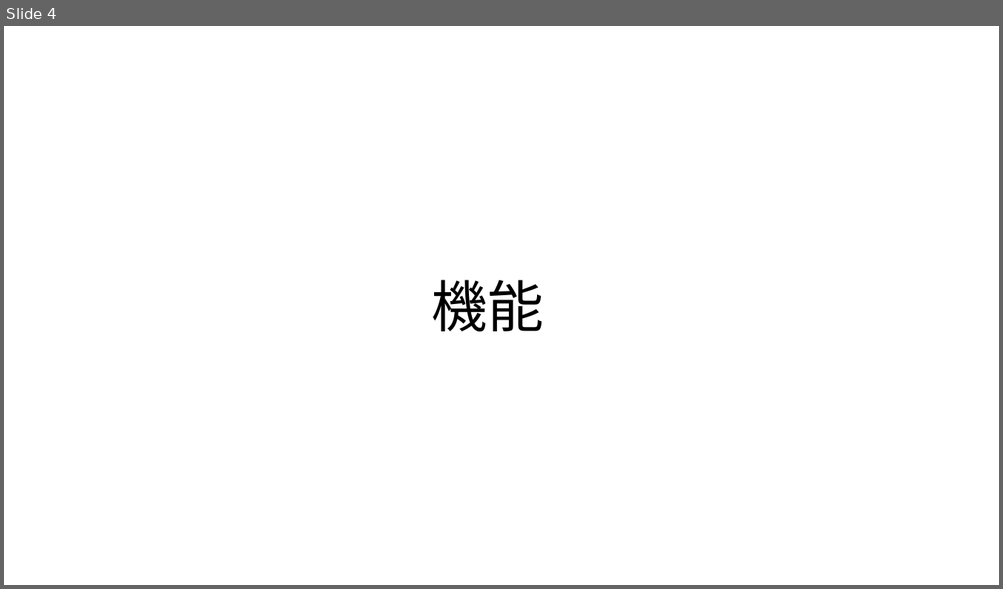
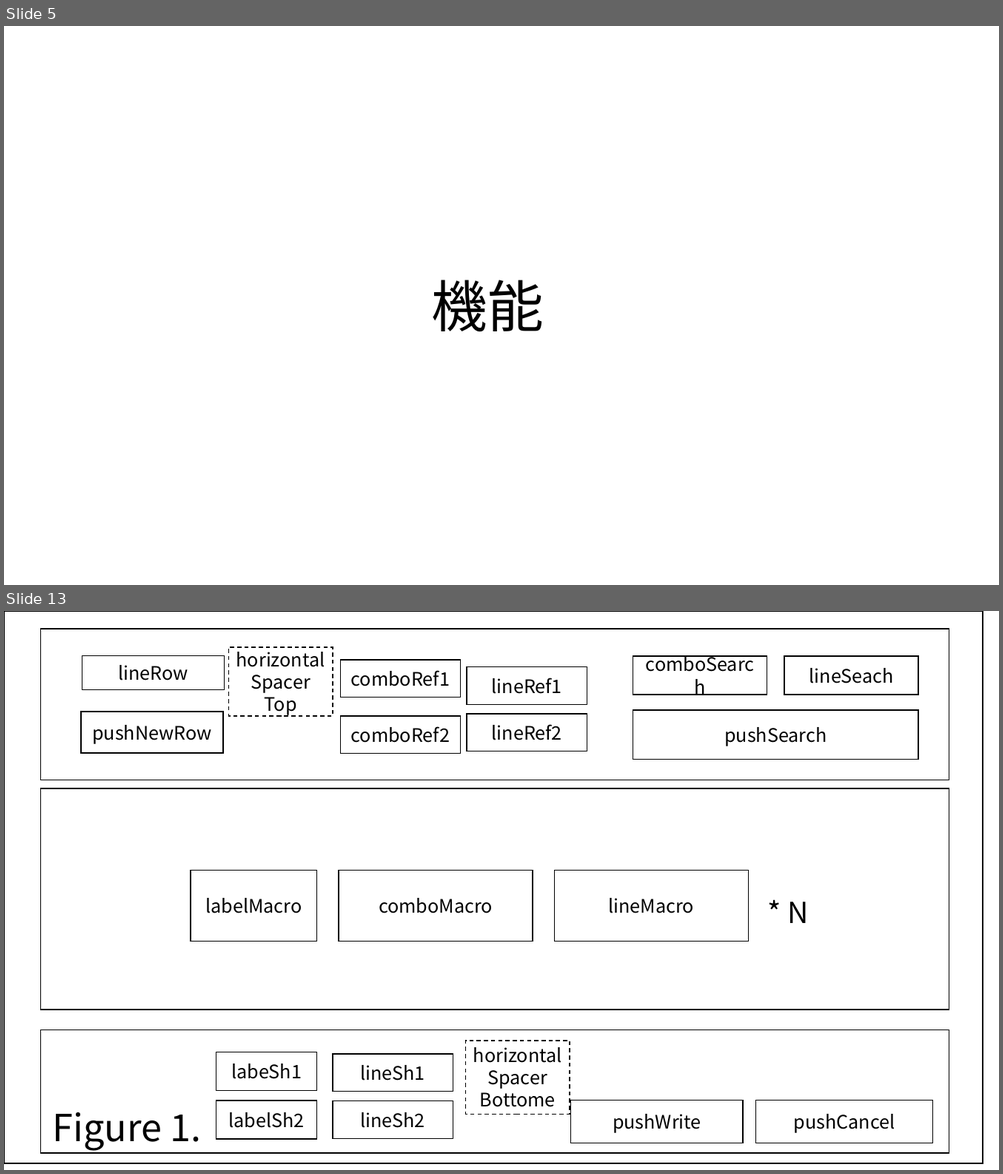
Before and after one commit to toshiakiasakura/rakutto_collect_project, a slide deck: prj_input/rakurakuInput.pptx. Shown one above the other, each under a label of ours: slide 4 before the commit, slides 5 and 13 after it; the slides between them are not shown. The pictures are 1003x589 and 1003x1174 pixels, drawn with LibreOffice and Linux fonts; fonts in the diff are those of the drawing. Boxes give left, top, right and bottom in pixels: in the first picture for what was removed or moved away, otherwise in the second. Text is boxed around its words. In the diff, an @@ line names an element or a change of style, - is before the commit and + after.

```diff
--- a/prj_input/rakurakuInput.pptx
+++ b/prj_input/rakurakuInput.pptx
@@ slide 13 added at <box>4,611,999,1170</box>, background #FFFFFF @@
@@ rectangle added at <box>4,611,983,1164</box>, fill #FFFFFF, outline #000000 1 pt @@
@@ rectangle added at <box>40,629,949,780</box>, fill #FFFFFF, outline #000000 1 pt @@
@@ rectangle added at <box>228,647,333,716</box>, fill #FFFFFF, outline #000000 1 pt dashed, 18 pt, text #000000 @@
+horizontalSpacer
+Top
@@ rectangle added at <box>82,655,224,690</box>, fill #FFFFFF, outline #000000 1 pt, 18 pt, text #000000 @@
+lineRow
@@ rectangle added at <box>341,661,461,698</box>, fill #FFFFFF, outline #000000 1 pt, 18 pt, text #000000 @@
+comboRef1
@@ rectangle added at <box>466,667,586,704</box>, fill #FFFFFF, outline #000000 1 pt, 18 pt, text #000000 @@
+lineRef1
@@ rectangle added at <box>633,657,767,695</box>, fill #FFFFFF, outline #000000 1 pt, 18 pt, text #000000 @@
+comboSearch
@@ rectangle added at <box>785,657,919,695</box>, fill #FFFFFF, outline #000000 1 pt, 18 pt, text #000000 @@
+lineSeach
@@ rectangle added at <box>81,712,222,754</box>, fill #FFFFFF, outline #000000 1 pt, 18 pt, text #000000 @@
+pushNewRow
@@ rectangle added at <box>341,716,461,754</box>, fill #FFFFFF, outline #000000 1 pt, 18 pt, text #000000 @@
+comboRef2
@@ rectangle added at <box>466,714,586,752</box>, fill #FFFFFF, outline #000000 1 pt, 18 pt, text #000000 @@
+lineRef2
@@ rectangle added at <box>633,710,919,760</box>, fill #FFFFFF, outline #000000 1 pt, 18 pt, text #000000 @@
+pushSearch
@@ rectangle added at <box>40,789,949,1010</box>, fill #FFFFFF, outline #000000 1 pt @@
@@ rectangle added at <box>190,871,316,943</box>, fill #FFFFFF, outline #000000 1 pt, 18 pt, text #000000 @@
+labelMacro
@@ rectangle added at <box>338,871,532,943</box>, fill #FFFFFF, outline #000000 1 pt, 18 pt, text #000000 @@
+comboMacro
@@ rectangle added at <box>554,871,748,943</box>, fill #FFFFFF, outline #000000 1 pt, 18 pt, text #000000 @@
+lineMacro
@@ text added at <box>788,902,808,923</box>, 28 pt, text #000000 @@
+* N
@@ rectangle added at <box>40,1031,949,1153</box>, fill #FFFFFF, outline #000000 1 pt @@
@@ rectangle added at <box>216,1053,317,1091</box>, fill #FFFFFF, outline #000000 1 pt, 18 pt, text #000000 @@
+labeSh1
@@ rectangle added at <box>333,1054,453,1091</box>, fill #FFFFFF, outline #000000 1 pt, 18 pt, text #000000 @@
+lineSh1
@@ rectangle added at <box>466,1041,570,1115</box>, fill #FFFFFF, outline #000000 1 pt dashed, 18 pt, text #000000 @@
+horizontalSpacer
+Bottome
@@ text added at <box>53,1113,202,1151</box>, 36 pt, text #000000 @@
+Figure 1.
@@ rectangle added at <box>216,1101,317,1139</box>, fill #FFFFFF, outline #000000 1 pt, 18 pt, text #000000 @@
+labelSh2
@@ rectangle added at <box>333,1102,453,1139</box>, fill #FFFFFF, outline #000000 1 pt, 18 pt, text #000000 @@
+lineSh2
@@ rectangle added at <box>571,1100,743,1143</box>, fill #FFFFFF, outline #000000 1 pt, 18 pt, text #000000 @@
+pushWrite
@@ rectangle added at <box>755,1100,932,1143</box>, fill #FFFFFF, outline #000000 1 pt, 18 pt, text #000000 @@
+pushCancel
@@ what was slide 4 is now slide 5 @@
```
Also in this commit, not shown: 7 slides changed, 3 other slides added, 15 other files.
